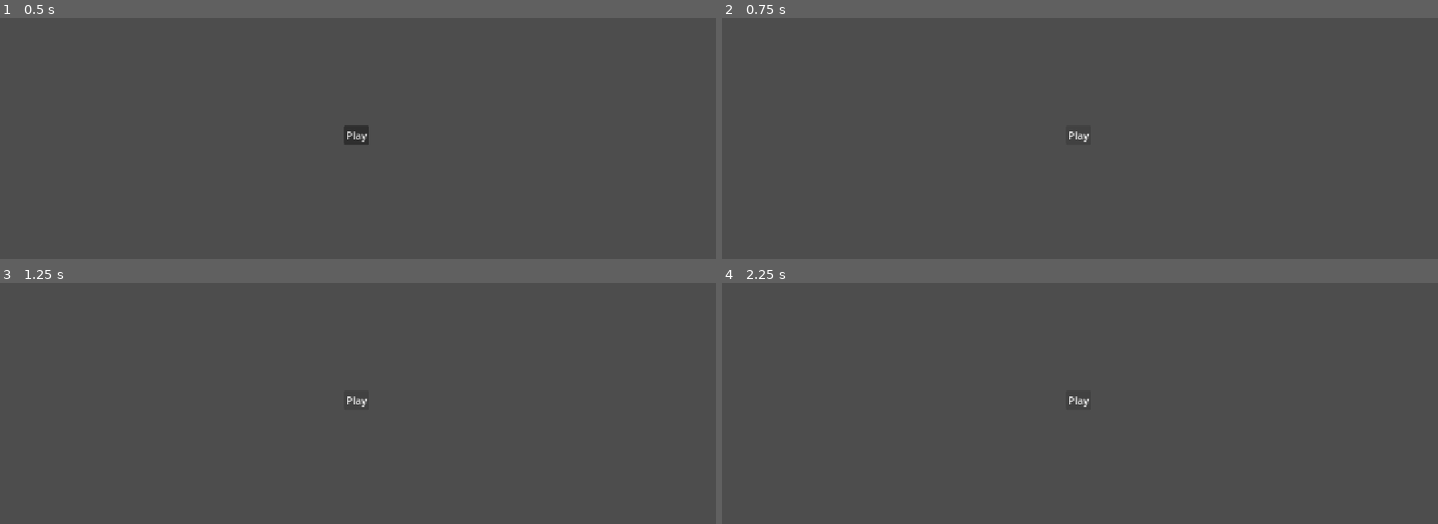
Above: before the commit, frames 1-4 (two rows, left to right).
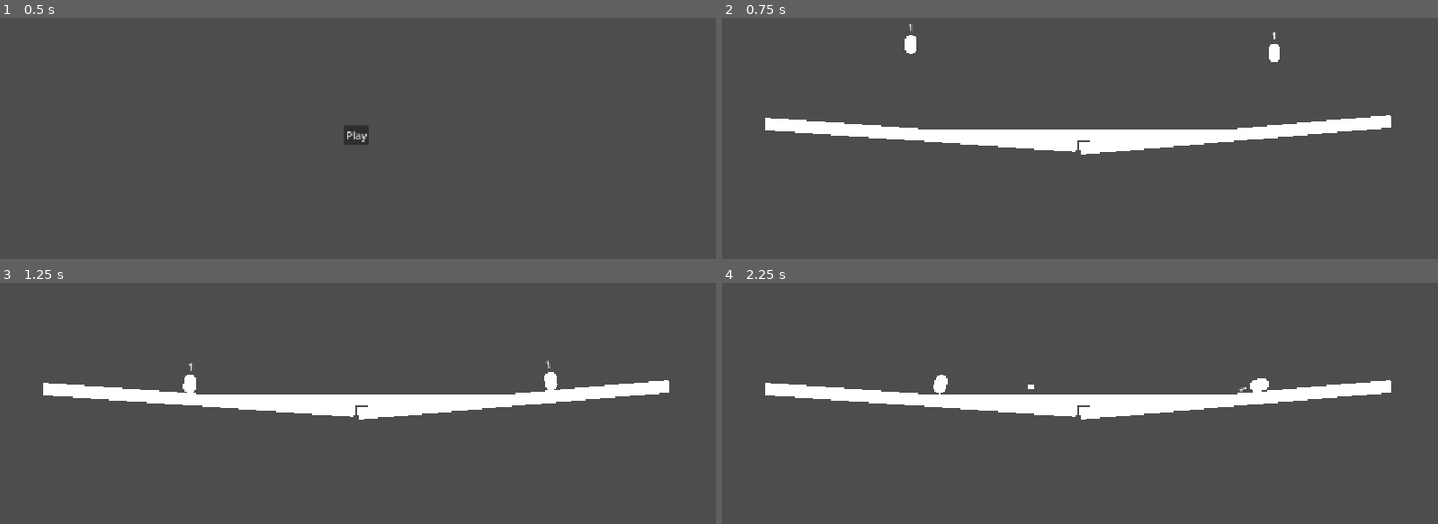
Above: after the commit, the same moments.

Repository: iluebke862/shitpost-fighting-game
Game: Godot game, scene res://scenes/main.tscn
Same seed, same stepped clock (60 frames per second), same inputs: the game is played once before the commit and once after it.
Inputs (mouse positions are in pixels of both pictures, inside the frame that each line leads up to):
- Up to frame 1 (0.5 s): no input
- Up to frame 2 (0.75 s): click "Play" at 0.5 s
- Up to frame 3 (1.25 s): no input
- Up to frame 4 (2.25 s): click (1080, 401) at 1.25 s, where only the run before the commit has a clickable "Play"; hold D (P1 - right) from 2.03 s (still down); tap S (P1 - shoot) at 2.1 s

Frame 1 is identical in both runs. In frame 2, 5.7% of the frame differs, in the area x 6-94%, y 2-57%; in frame 3, 5.7%; in frame 4, 5.8%, in the area x 6-94%, y 38-57%.
Error before the commit: Parse Error: Preload file "res://map.tscn" does not exist. (res://script/main.gd:3)

Commit message:
smash hp

Diff:
--- a/scenes/main.tscn
+++ b/scenes/main.tscn
@@ -1,9 +1,21 @@
 [gd_scene format=3 uid="uid://j7rxgo0gu1dv"]
 
-[ext_resource type="Script" uid="uid://bc6m0srtaw0k4" path="res://script/main.gd" id="1_ig7tw"]
+[ext_resource type="Script" uid="uid://bc6m0srtaw0k4" path="res://script/main.gd" id="1_o5qli"]
+[ext_resource type="Script" uid="uid://2bjh21n74fbh" path="res://script/deathwall.gd" id="2_0wfyh"]
+
+[sub_resource type="WorldBoundaryShape2D" id="WorldBoundaryShape2D_0wfyh"]
+
+[sub_resource type="WorldBoundaryShape2D" id="WorldBoundaryShape2D_0i7yq"]
+normal = Vector2(0, 1)
+
+[sub_resource type="WorldBoundaryShape2D" id="WorldBoundaryShape2D_xqxsa"]
+normal = Vector2(1, 0)
+
+[sub_resource type="WorldBoundaryShape2D" id="WorldBoundaryShape2D_o1m7y"]
+normal = Vector2(-1, 0)
 
 [node name="main" type="Node2D" unique_id=1112683160]
-script = ExtResource("1_ig7tw")
+script = ExtResource("1_o5qli")
 
 [node name="Camera2D" type="Camera2D" parent="." unique_id=1170388133]
 
@@ -27,4 +39,44 @@
 
 [node name="players" type="Node2D" parent="." unique_id=1433430330]
 
+[node name="Deathwall" type="Node2D" parent="." unique_id=696352081]
+script = ExtResource("2_0wfyh")
+
+[node name="Area2D" type="Area2D" parent="Deathwall" unique_id=1713261584]
+position = Vector2(0, 400)
+collision_layer = 0
+collision_mask = 6
+
+[node name="CollisionShape2D" type="CollisionShape2D" parent="Deathwall/Area2D" unique_id=833716662]
+shape = SubResource("WorldBoundaryShape2D_0wfyh")
+
+[node name="Area2D2" type="Area2D" parent="Deathwall" unique_id=1604448442]
+position = Vector2(0, -400)
+collision_layer = 0
+collision_mask = 6
+
+[node name="CollisionShape2D" type="CollisionShape2D" parent="Deathwall/Area2D2" unique_id=1976745645]
+shape = SubResource("WorldBoundaryShape2D_0i7yq")
+
+[node name="Area2D3" type="Area2D" parent="Deathwall" unique_id=888466523]
+position = Vector2(-801, 0)
+collision_layer = 0
+collision_mask = 6
+
+[node name="CollisionShape2D" type="CollisionShape2D" parent="Deathwall/Area2D3" unique_id=81384649]
+shape = SubResource("WorldBoundaryShape2D_xqxsa")
+
+[node name="Area2D4" type="Area2D" parent="Deathwall" unique_id=699105415]
+position = Vector2(800, 0)
+collision_layer = 0
+collision_mask = 6
+gravity = -764.522
+
+[node name="CollisionShape2D" type="CollisionShape2D" parent="Deathwall/Area2D4" unique_id=773689063]
+shape = SubResource("WorldBoundaryShape2D_o1m7y")
+
 [connection signal="pressed" from="Button" to="." method="_on_button_pressed"]
+[connection signal="body_entered" from="Deathwall/Area2D" to="Deathwall" method="_on_area_2d_body_entered"]
+[connection signal="body_entered" from="Deathwall/Area2D2" to="Deathwall" method="_on_area_2d_body_entered"]
+[connection signal="body_entered" from="Deathwall/Area2D3" to="Deathwall" method="_on_area_2d_body_entered"]
+[connection signal="body_entered" from="Deathwall/Area2D4" to="Deathwall" method="_on_area_2d_body_entered"]
--- a/scenes/map.tscn
+++ b/scenes/map.tscn
@@ -1,6 +1,6 @@
 [gd_scene format=3 uid="uid://b1q8l48u481el"]
 
-[ext_resource type="Script" uid="uid://bf3pbkwu6metb" path="res://script/deathwall.gd" id="1_c7s6e"]
+[ext_resource type="Script" uid="uid://bf3pbkwu6metb" path="res://script/lava.gd" id="1_4xfga"]
 
 [sub_resource type="RectangleShape2D" id="RectangleShape2D_0i7yq"]
 size = Vector2(500, 20)
@@ -44,7 +44,7 @@
 position = Vector2(0, 80)
 collision_layer = 0
 collision_mask = 6
-script = ExtResource("1_c7s6e")
+script = ExtResource("1_4xfga")
 
 [node name="CollisionShape2D" type="CollisionShape2D" parent="Area2D" unique_id=2094350328]
 shape = SubResource("WorldBoundaryShape2D_o1m7y")
@@ -64,3 +64,4 @@
 position = Vector2(109, -166)
 
 [connection signal="body_entered" from="Area2D" to="Area2D" method="_on_body_entered"]
+[connection signal="body_exited" from="Area2D" to="Area2D" method="_on_body_exited"]
--- a/scenes/player.tscn
+++ b/scenes/player.tscn
@@ -8,11 +8,11 @@
 radius = 10.0
 height = 30.0
 
-[node name="player" type="RigidBody2D" unique_id=543223306 groups=["Players", "Projectiles"]]
+[node name="player" type="RigidBody2D" unique_id=543223306 groups=["Players"]]
 collision_layer = 2
 collision_mask = 5
 linear_damp = 4.676
-script = ExtResource("1_4flbx")
+script = ExtResource("1_3vyb7")
 
 [node name="CollisionShape2D" type="CollisionShape2D" parent="." unique_id=463844705]
 shape = SubResource("CapsuleShape2D_0i7yq")
@@ -24,9 +24,15 @@
 position = Vector2(0, 1)
 target_position = Vector2(0, 21)
 
-[node name="ProgressBar" type="ProgressBar" parent="." unique_id=924370820]
-custom_minimum_size = Vector2(100, 0)
-offset_left = -50.0
-offset_top = -45.0
-offset_right = 50.0
-offset_bottom = -18.0
+[node name="ProgressBar" type="Label" parent="." unique_id=879594793]
+anchors_preset = 8
+anchor_left = 0.5
+anchor_top = 0.5
+anchor_right = 0.5
+anchor_bottom = 0.5
+offset_left = -5.0
+offset_top = -38.775
+offset_right = 5.0
+offset_bottom = -15.775002
+grow_horizontal = 2
+grow_vertical = 2
--- a/scenes/projectile.tscn
+++ b/scenes/projectile.tscn
@@ -11,9 +11,10 @@
 [node name="projectile" type="RigidBody2D" unique_id=1572084092 groups=["Projectiles"]]
 collision_layer = 4
 collision_mask = 7
+gravity_scale = 0.2
 contact_monitor = true
 max_contacts_reported = 1
-script = ExtResource("1_a85iw")
+script = ExtResource("1_c8fcr")
 
 [node name="CollisionShape2D" type="CollisionShape2D" parent="." unique_id=2076068655]
 shape = SubResource("RectangleShape2D_0i7yq")
--- a/script/deathwall.gd
+++ b/script/deathwall.gd
@@ -1,7 +1,8 @@
-extends Area2D
+extends Node2D
 
 
 
-func _on_body_entered(body: Node2D) -> void:
-	if body.is_in_group("Players") or body.is_in_group("Projectiles"):
+
+func _on_area_2d_body_entered(body: Node2D) -> void:
+	if body.is_in_group("Players"):
 		body.queue_free()
--- /dev/null
+++ b/script/lava.gd
@@ -0,0 +1,24 @@
+extends Area2D
+
+var playersin = []
+
+
+func _on_body_entered(body: Node2D) -> void:
+	print(body)
+	if body.is_in_group("Projectiles"):
+		print(body)
+		body.queue_free()
+	if body.is_in_group("Players"):
+		playersin.append(body)
+
+
+
+func _on_body_exited(body: Node2D) -> void:
+	if body.is_in_group("Players"):
+		playersin.erase(body)
+
+func _physics_process(delta: float) -> void:
+	for i in playersin:
+		i.apply_velocity(0,-1)
+		i.damage(1)
+		i.jumpcooldown = true
--- a/script/main.gd
+++ b/script/main.gd
@@ -1,7 +1,7 @@
 extends Node2D
 
-const maps = [preload("res://map.tscn")]
-const player = preload("res://player.tscn")
+const maps = [preload("res://scenes/map.tscn")]
+const player = preload("res://scenes/player.tscn")
 
 var active = false
 
--- a/script/player.gd
+++ b/script/player.gd
@@ -1,6 +1,6 @@
 extends RigidBody2D
 
-var HP = 100
+var HP = 1
 
 const SPEED = 50.0
 const JUMP_VELOCITY = -900.0
@@ -8,13 +8,16 @@
 var lastdirection = 1
 @export var player = 1
 var inputs = [false,false,false,false]
-const projectile = preload("res://projectile.tscn")
+const projectile = preload("res://scenes/projectile.tscn")
 var on_floor = false
+var jumpcooldown = false
 
 func damage(value):
-	HP -= value
+	HP += value
 	if HP < 0:
 		queue_free()
+func apply_velocity(x,y):
+	linear_velocity += Vector2(x,y) * HP
 
 func _physics_process(delta: float) -> void:
 	get_node("RayCast2D").rotation = -rotation
@@ -22,9 +25,8 @@
 		on_floor = true
 	else:
 		on_floor = false
-		get_node("ProgressBar").value = HP
-	if HP < 0:
-		queue_free()
+		get_node("ProgressBar").text = str(HP)
+
 
 	if player == 1:
 		if Input.is_action_pressed("P1 - left"):
@@ -55,14 +57,18 @@
 
 
 	# Add the gravity.
+	if on_floor:
+		jumpcooldown = true
 	if not on_floor:
 		linear_velocity += get_gravity() * delta
+
 
 	# Handle jump.
 	if inputs[2]:
 		inputs[2] = false
-		if on_floor:
+		if jumpcooldown:
 			linear_velocity.y += JUMP_VELOCITY
+			jumpcooldown = false
 
 	if inputs[3]:
 		var new = projectile.instantiate()
--- a/script/projectile.gd
+++ b/script/projectile.gd
@@ -10,6 +10,5 @@
 	for i in get_colliding_bodies():
 		if i.is_in_group("Players"):
 			i.damage(10)
-			print("hi")
-			i.linear_velocity += Vector2(randf()*1000-5,randf()*1000-5)
+			i.apply_velocity(randf()*10-5,randf()*10-5)
 			linear_velocity += Vector2(randf()*1000-5,randf()*1000-5)
Not shown: 1 places in scenes/player.tscn that only renumber resources
Not shown: 1 places in scenes/projectile.tscn that only renumber resources
Not shown, changed: script/deathwall.gd.uid
Not shown, added: script/lava.gd.uid
